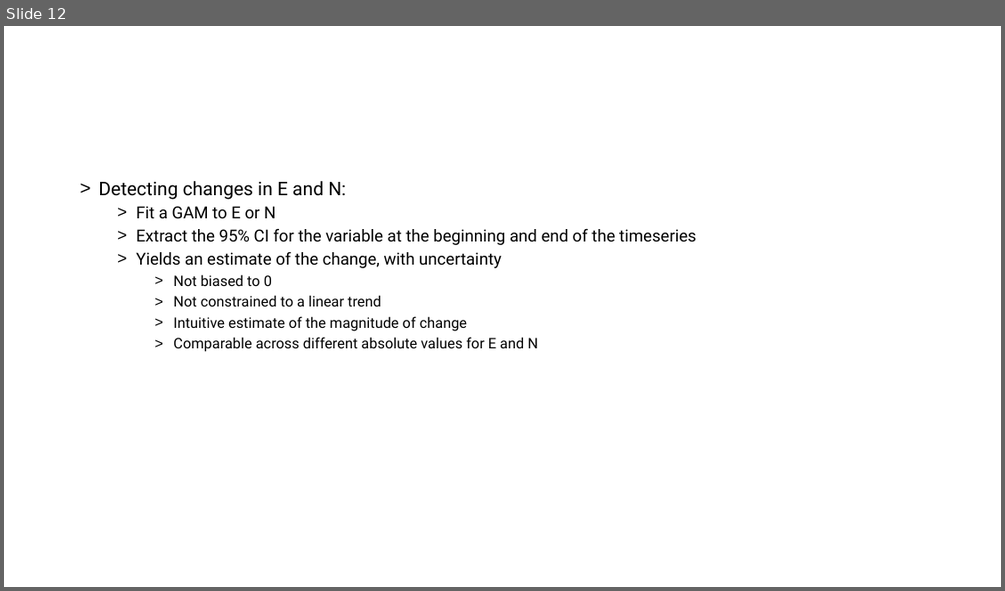
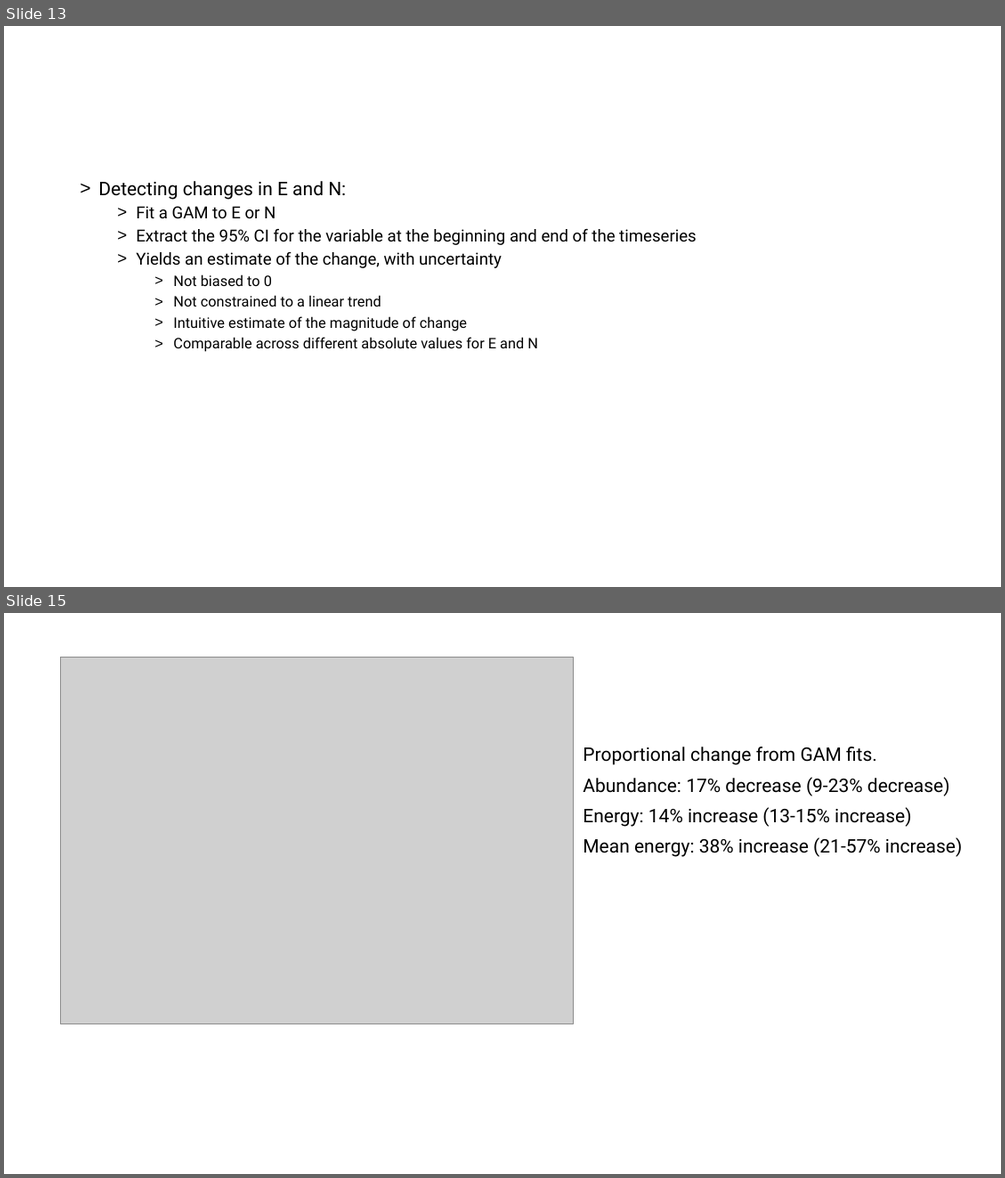
Before and after one commit to diazrenata/bbstrends, a slide deck: analysis/writing/Presentation2.pptx. Shown one above the other, each under a label of ours: slide 12 before the commit, slides 13 and 15 after it; the slides between them are not shown. The pictures are 1005x591 and 1005x1178 pixels, drawn with LibreOffice and Linux fonts; fonts in the diff are those of the drawing; grey boxes stand for pictures. Boxes give left, top, right and bottom in pixels: in the first picture for what was removed or moved away, otherwise in the second. Text is boxed around its words. In the diff, an @@ line names an element or a change of style, - is before the commit and + after.

```diff
--- a/analysis/writing/Presentation2.pptx
+++ b/analysis/writing/Presentation2.pptx
@@ slide 15 added at [4,613,1001,1174], background #FFFFFF @@
@@ picture added at [60,657,573,1023] @@
@@ text added at [582,747,962,857], 18 pt, text #000000 @@
+Proportional change from GAM fits.
+Abundance: 17% decrease (9-23% decrease)
+Energy: 14% increase (13-15% increase)
+Mean energy: 38% increase (21-57% increase)
@@ what was slide 12 is now slide 13 @@
```
Also in this commit, not shown: 1 slide changed, 4 other slides added, 17 other files.
